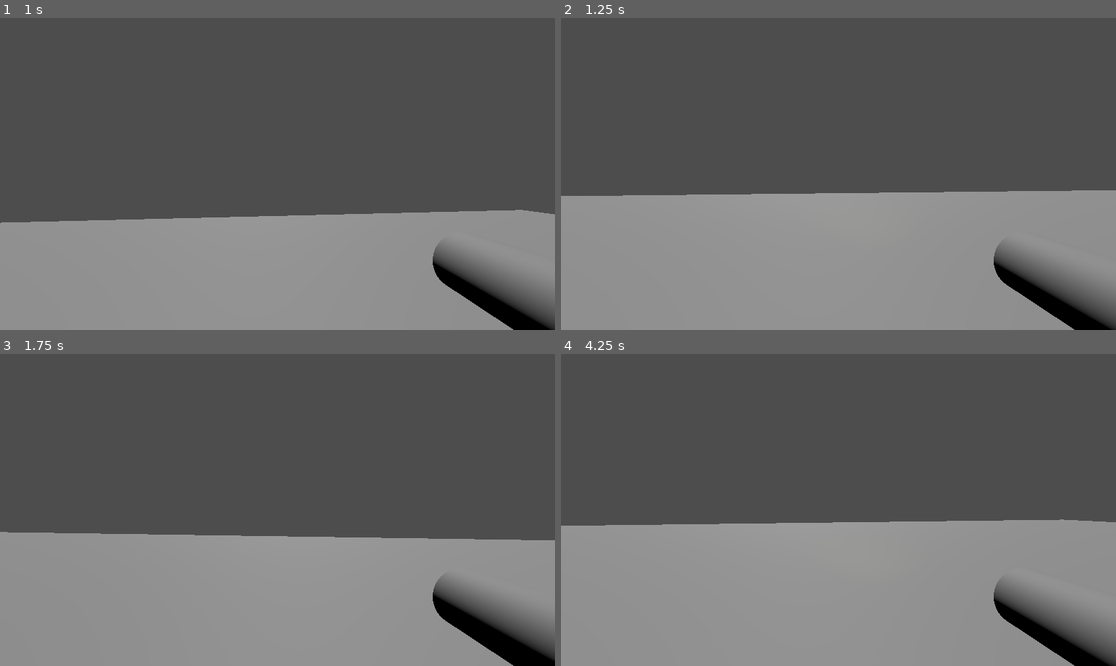
Above: before the commit, frames 1-4 (two rows, left to right).
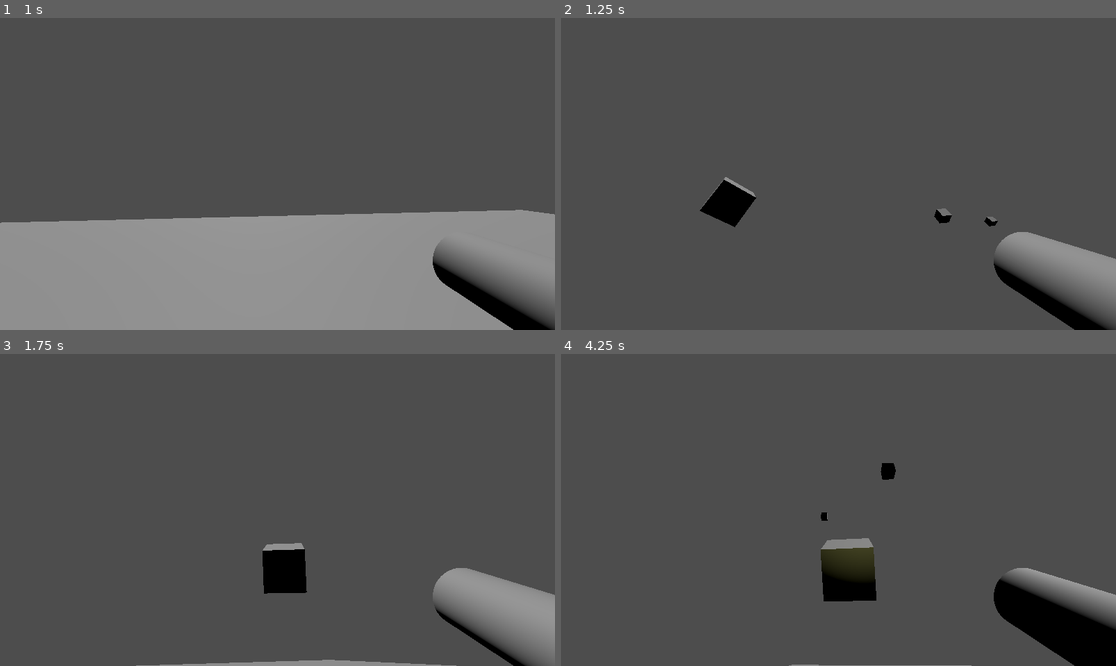
Above: after the commit, the same moments.

Repository: Esoteric-Edge-Games/Dont_Go_Back_2-
Game: Godot game, scene res://scenes/node_3d.tscn
Two runs of this game, one before a commit and one after it. Both use one fixed random seed, a clock stepped at 60 frames per second and the inputs below.
Inputs (mouse positions are in pixels of both pictures, inside the frame that each line leads up to):
- Up to frame 1 (1 s): tap Enter at 0.5 s; move the mouse to (305, 174) at 0.52 s; hold W (Move_Forward) from 0.53 s (still down); hold Shift (Sprint) from 0.53 s (still down)
- Up to frame 2 (1.25 s): keep holding W (Move_Forward); keep holding Shift (Sprint)
- Up to frame 3 (1.75 s): keep holding W (Move_Forward); move the mouse to (249, 510) at 1.27 s; release Shift (Sprint) at 1.28 s; tap F (toggle_flashlight) at 1.35 s
- Up to frame 4 (4.25 s): keep holding W (Move_Forward); move the mouse to (849, 503) at 2.02 s; hold Shift (Sprint) 2.03-2.78 s; move the mouse to (832, 516) at 2.77 s; tap F (toggle_flashlight) at 2.85 s; move the mouse to (877, 513) at 3.52 s; hold Shift (Sprint) from 3.53 s (still down)

Frame 1 is identical in both runs. In frame 2, 39% of the frame differs, in the area x 0-100%, y 51-100%; in frame 3, 39%; in frame 4, 44%, in the area x 0-100%, y 34-100%.

Commit message:
Fix: nombre del script, Add: Cerrojo de Watcher

Diff:
--- /dev/null
+++ b/Scripts/enemy_scripts/watcher.gd
@@ -0,0 +1,92 @@
+extends StaticBody3D
+
+#Variables y constancias que hacen que el enemigo "Watcher" spawnee
+@onready var cameraPlayer = get_node("/root/Node3D/Player/Camera3D")
+@onready var player = get_node("/root/Node3D/Player")
+
+var watcherAppears = false
+var player_looking_watcher = false
+var player_not_looking_watcher = false
+
+const ENEMY_DURATION = 3.0
+var enemyTimer = ENEMY_DURATION
+var timeNotLookedAt = 0.0
+const NOT_LOOK_THRESHOLD = 3.0
+
+var orbit_angle = 0.0  # Radianes
+var orbit_speed = 1.0 # rotation velocity
+var orbit_radius = 5.0  # how far orbit the player
+
+
+func _physics_process(delta):
+
+	if watcherAppears:
+		# this code make the watcher orbit the player
+		orbit_angle += orbit_speed * delta
+		var playerPosition = player.global_transform.origin
+		var x = cos(orbit_angle) * orbit_radius
+		var z = sin(orbit_angle) * orbit_radius
+		var enemy_pos = player.global_transform.origin + Vector3(x, 2.5, z)
+		# Movimiento suave hacia la nueva posición
+		global_transform.origin = global_transform.origin.lerp(enemy_pos, delta * 5.0)
+		# the watcher looks the player
+		look_at(playerPosition, Vector3.UP)
+
+		# this code make when the watcher spawn, appears in front of the player
+		var camera_forward = -cameraPlayer.global_transform.basis.z.normalized()
+		var to_enemy = (global_transform.origin - cameraPlayer.global_transform.origin).normalized()
+		var dot_value = camera_forward.dot(to_enemy)
+		if dot_value > 0.95:
+			player_is_looking_at_watcher(delta)
+
+		else:
+			player_is_not_looking_at_watcher(delta)
+
+		if enemyTimer <= 0.0:
+			print("Watcher kills the player")
+
+		if timeNotLookedAt >= NOT_LOOK_THRESHOLD:
+			enemy_dissapear()
+		dragg_camera(delta)
+
+
+func dragg_camera(delta):
+	#This code make the camera dragg to the watcher
+	cameraPlayer.focus_on_watcher(self)
+
+func watcher_is_in_front_of_the_player():
+	watcherAppears = true
+	enemyTimer = ENEMY_DURATION
+	timeNotLookedAt = 0.0
+
+func enemy_dissapear():
+	print("Enemy disappears because player did not look")
+	restore_vars()
+
+func player_is_looking_at_watcher(delta):
+	# If the player is looking the Watcher and the "enemyTimer" is equals 0.0, the player will die
+	enemyTimer -= delta
+	timeNotLookedAt = 0.0
+	print("Player looking at enemy. Time until kill: ", enemyTimer)
+
+func player_is_not_looking_at_watcher(delta):
+	# if the player is dont looking the watcher, the watcher will disappear
+	timeNotLookedAt += delta
+	print("Player not looking at enemy for: ", timeNotLookedAt, " seconds")
+
+func restore_vars():
+	# this restore the variables for a future spawn of the watcher
+	enemyTimer = ENEMY_DURATION
+	timeNotLookedAt = 0.0
+	global_transform.origin = Vector3(9999, 9999, 0)
+	cameraPlayer.unfocus_on_watcher()
+	watcherAppears = false
+	player_looking_watcher = false
+	player_not_looking_watcher = false
+
+func _ready():
+	Global.register_enemy(self)
+
+func spawn_enemy():
+	watcherAppears = true
+	print("Watcher Spawneado")
--- a/scenes/node_3d.tscn
+++ b/scenes/node_3d.tscn
@@ -2,6 +2,7 @@
 
 [ext_resource type="Script" uid="uid://dr4kirflru27g" path="res://Scripts/main_game.gd" id="1_ns6u7"]
 [ext_resource type="Script" uid="uid://debe6m436sgay" path="res://Scripts/player.gd" id="2_a6664"]
+[ext_resource type="Script" uid="uid://dyf1lusnab5xq" path="res://Scripts/enemy_scripts/watcher.gd" id="3_5t4e2"]
 [ext_resource type="Script" uid="uid://txsqnuh3i66c" path="res://Scripts/spot_light_3d.gd" id="3_10v3s"]
 [ext_resource type="Script" uid="uid://cq4n44d8x82ak" path="res://Scripts/enemy_scripts/enemy_1.gd" id="4_xvgsr"]
 [ext_resource type="Script" uid="uid://eyny7ktdunqt" path="res://Scripts/enemy_scripts/enemy_2.gd" id="5_oqwcg"]
@@ -74,105 +75,6 @@
 
 [sub_resource type="PlaneMesh" id="PlaneMesh_noarx"]
 
-[sub_resource type="GDScript" id="GDScript_a8auw"]
-script/source = "extends StaticBody3D
-
-#Variables y constancias que hacen que el enemigo \"Watcher\" spawnee
-@onready var cameraPlayer = $\"../Player/Node3D/Camera3D\"
-@onready var player = $\"../Player\"
-
-var watcherAppears = false
-var player_looking_watcher = false
-var player_not_looking_watcher = false
-
-const ENEMY_DURATION = 3.0
-var enemyTimer = ENEMY_DURATION
-var timeNotLookedAt = 0.0
-const NOT_LOOK_THRESHOLD = 3.0
-
-var orbit_angle = 0.0  # Radianes
-var orbit_speed = 1.0 # rotation velocity
-var orbit_radius = 5.0  # how far orbit the player
-
-
-func _physics_process(delta):
-	# this code make the watcher orbit the player
-	orbit_angle += orbit_speed * delta
-	var playerPosition = player.global_transform.origin
-	var x = cos(orbit_angle) * orbit_radius
-	var z = sin(orbit_angle) * orbit_radius
-	var enemy_pos = player.global_transform.origin + Vector3(x, 2.5, z)
-	# Movimiento suave hacia la nueva posición
-	global_transform.origin = global_transform.origin.lerp(enemy_pos, delta * 5.0)
-	# the watcher looks the player
-	look_at(playerPosition, Vector3.UP)
-
-	# this code make when the watcher spawn, appears in front of the player
-	var camera_forward = -cameraPlayer.global_transform.basis.z.normalized()
-	var to_enemy = (global_transform.origin - cameraPlayer.global_transform.origin).normalized()
-	var dot_value = camera_forward.dot(to_enemy)
-	if dot_value > 0.95:
-		player_looking_watcher = true
-
-	if player_looking_watcher:
-		player_is_looking_at_watcher(delta)
-
-	else:
-		player_not_looking_watcher = true
-
-	if player_not_looking_watcher:
-		player_is_not_looking_at_watcher(delta)
-
-	if enemyTimer <= 0.0:
-		print(\"Watcher kills the player\")
-
-	if timeNotLookedAt >= NOT_LOOK_THRESHOLD:
-		enemy_dissapear()
-
-	if watcherAppears:
-		dragg_camera(delta)
-
-func dragg_camera(delta):
-	#This code make the camera dragg to the watcher
-	cameraPlayer.focus_on_watcher(self)
-
-func watcher_is_in_front_of_the_player():
-	watcherAppears = true
-	enemyTimer = ENEMY_DURATION
-	timeNotLookedAt = 0.0
-
-func enemy_dissapear():
-	print(\"Enemy disappears because player did not look\")
-	restore_vars()
-
-func player_is_looking_at_watcher(delta):
-	# If the player is looking the Watcher and the \"enemyTimer\" is equals 0.0, the player will die
-	enemyTimer -= delta
-	timeNotLookedAt = 0.0
-	print(\"Player looking at enemy. Time until kill: \", enemyTimer)
-
-func player_is_not_looking_at_watcher(delta):
-	# if the player is dont looking the watcher, the watcher will disappear
-	timeNotLookedAt += delta
-	print(\"Player not looking at enemy for: \", timeNotLookedAt, \" seconds\")
-
-func restore_vars():
-	# this restore the variables for a future spawn of the watcher
-	enemyTimer = ENEMY_DURATION
-	timeNotLookedAt = 0.0
-	global_transform.origin = Vector3(9999, 9999, 0)
-	cameraPlayer.unfocus_on_watcher()
-	watcherAppears = false
-	player_looking_watcher = false
-	player_not_looking_watcher = false
-
-func _ready():
-	Global.register_enemy(self)
-
-func spawn_enemy():
-	pass
-"
-
 [sub_resource type="BoxMesh" id="BoxMesh_xvgsr"]
 
 [sub_resource type="BoxMesh" id="BoxMesh_t3l2h"]
@@ -235,7 +137,7 @@
 
 [node name="Watcher" type="StaticBody3D" parent="."]
 transform = Transform3D(1, 0, 0, 0, 1, 0, 0, 0, 1, -6.98239, 5.94797, 3.80552)
-script = SubResource("GDScript_a8auw")
+script = ExtResource("3_5t4e2")
 
 [node name="MeshInstance3D" type="MeshInstance3D" parent="Watcher"]
 mesh = SubResource("BoxMesh_xvgsr")
Not shown, added: Scripts/enemy_scripts/watcher.gd.uid
